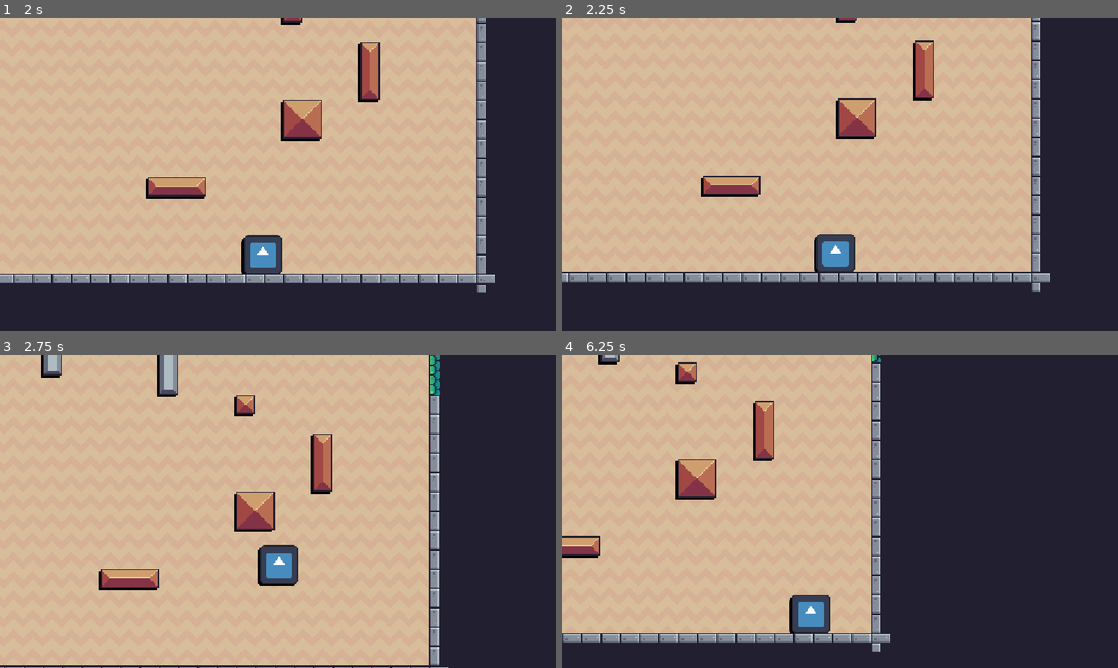
Above: before the commit, frames 1-4 (two rows, left to right).
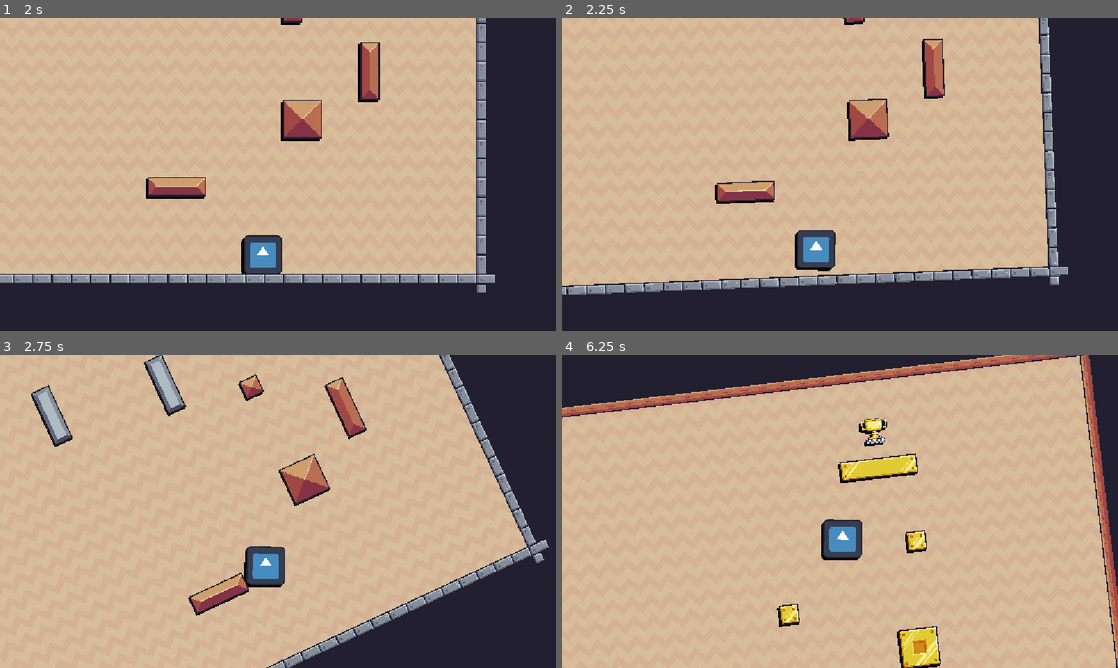
Above: after the commit, the same moments.

Repository: Danielopez27/drm-project
Game: Godot game, scene res://assets/Main.tscn
The game is run twice, just before and just after one commit, with the same random seed, the same clock (stepped at 60 frames per second) and the same inputs.
Inputs:
- Up to frame 1 (2 s): click "Verificar integridad" at 0.5 s; click "Solicitar carga de siguiente …" at 1.25 s
- Up to frame 2 (2.25 s): tap Enter (ui_accept) at 2, 2.1 s; hold Right (right) from 2.03 s (still down)
- Up to frame 3 (2.75 s): keep holding Right (right); tap Up (jump) at 2.27, 2.3, 2.57 s
- Up to frame 4 (6.25 s): tap Up (jump) at 2.85, 3.02, 3.32, 3.8, 4.52, 4.82, 5.1, 5.27, 5.57, 6.02 s; tap Enter (ui_accept) at 3.05, 3.6, 4.35, 5.85 s; release Right (right) at 3.53 s; hold Left (left) 3.53-4.28 s; hold Right (right) 4.28-5.78 s; tap Escape (ui_cancel) at 5.65 s; hold Left (left) from 5.78 s (still down)

Frame 1 is identical in both runs. In frame 2, 11% of the frame differs, in the area x 0-91%, y 0-89%; in frame 3, 20%; in frame 4, 60%, in the area x 0-100%, y 0-100%.

Commit message:
Gravity changes

Diff:
--- a/godot_client/drm-godot-client/assets/end.gd
+++ b/godot_client/drm-godot-client/assets/end.gd
@@ -3,5 +3,8 @@
 func _ready() -> void:
 	$AnimationPlayer.play("hover")
 
-func _on_body_entered(_body: Node2D) -> void:
+func _on_body_entered(body: CharacterBody2D) -> void:
 	$AnimationPlayer.play("attained")
+	await get_tree().create_timer(3).timeout
+	if (body.has_method("rotate_1")):
+		body.rotate_1()
--- a/godot_client/drm-godot-client/assets/first_level.tscn
+++ b/godot_client/drm-godot-client/assets/first_level.tscn
@@ -13,42 +13,6 @@
 
 [sub_resource type="Animation" id="Animation_ldg20"]
 length = 0.001
-tracks/0/type = "value"
-tracks/0/imported = false
-tracks/0/enabled = true
-tracks/0/path = NodePath("End(idle):position")
-tracks/0/interp = 1
-tracks/0/loop_wrap = true
-tracks/0/keys = {
-"times": PackedFloat32Array(0),
-"transitions": PackedFloat32Array(1),
-"update": 0,
-"values": [Vector2(3, -2753)]
-}
-tracks/1/type = "value"
-tracks/1/imported = false
-tracks/1/enabled = true
-tracks/1/path = NodePath("End(idle):skew")
-tracks/1/interp = 1
-tracks/1/loop_wrap = true
-tracks/1/keys = {
-"times": PackedFloat32Array(0),
-"transitions": PackedFloat32Array(1),
-"update": 0,
-"values": [0.0]
-}
-tracks/2/type = "value"
-tracks/2/imported = false
-tracks/2/enabled = true
-tracks/2/path = NodePath("End(idle):scale")
-tracks/2/interp = 1
-tracks/2/loop_wrap = true
-tracks/2/keys = {
-"times": PackedFloat32Array(0),
-"transitions": PackedFloat32Array(1),
-"update": 0,
-"values": [Vector2(1.295, 1.295)]
-}
 
 [sub_resource type="Animation" id="Animation_v62ie"]
 resource_name = "attained"
@@ -128,6 +92,96 @@
 [sub_resource type="RectangleShape2D" id="RectangleShape2D_rtwca"]
 size = Vector2(125, 126)
 
+[sub_resource type="Animation" id="Animation_tqsyo"]
+length = 0.001
+tracks/0/type = "value"
+tracks/0/imported = false
+tracks/0/enabled = true
+tracks/0/path = NodePath(".:rotation")
+tracks/0/interp = 1
+tracks/0/loop_wrap = true
+tracks/0/keys = {
+"times": PackedFloat32Array(0),
+"transitions": PackedFloat32Array(1),
+"update": 0,
+"values": [0.0]
+}
+tracks/1/type = "value"
+tracks/1/imported = false
+tracks/1/enabled = true
+tracks/1/path = NodePath("../Environment/platforms_shadow:position")
+tracks/1/interp = 1
+tracks/1/loop_wrap = true
+tracks/1/keys = {
+"times": PackedFloat32Array(0),
+"transitions": PackedFloat32Array(1),
+"update": 0,
+"values": [Vector2(-7, 7)]
+}
+
+[sub_resource type="Animation" id="Animation_8pfbq"]
+resource_name = "rotation_1"
+length = 3.0
+tracks/0/type = "value"
+tracks/0/imported = false
+tracks/0/enabled = true
+tracks/0/path = NodePath(".:rotation")
+tracks/0/interp = 2
+tracks/0/loop_wrap = true
+tracks/0/keys = {
+"times": PackedFloat32Array(0, 3),
+"transitions": PackedFloat32Array(1, 0.03847342),
+"update": 0,
+"values": [0.0, 3.141592653589793]
+}
+tracks/1/type = "value"
+tracks/1/imported = false
+tracks/1/enabled = true
+tracks/1/path = NodePath("../Environment/platforms_shadow:position")
+tracks/1/interp = 1
+tracks/1/loop_wrap = true
+tracks/1/keys = {
+"times": PackedFloat32Array(0, 3),
+"transitions": PackedFloat32Array(1, 1),
+"update": 0,
+"values": [Vector2(-7, 7), Vector2(7, -7)]
+}
+
+[sub_resource type="Animation" id="Animation_3l85m"]
+resource_name = "rotation_2"
+length = 3.0
+tracks/0/type = "value"
+tracks/0/imported = false
+tracks/0/enabled = true
+tracks/0/path = NodePath(".:rotation")
+tracks/0/interp = 2
+tracks/0/loop_wrap = true
+tracks/0/keys = {
+"times": PackedFloat32Array(0, 3),
+"transitions": PackedFloat32Array(1, 0.021344433),
+"update": 0,
+"values": [3.141592653589793, 1.5707963267948966]
+}
+tracks/1/type = "value"
+tracks/1/imported = false
+tracks/1/enabled = true
+tracks/1/path = NodePath("../Environment/platforms_shadow:position")
+tracks/1/interp = 1
+tracks/1/loop_wrap = true
+tracks/1/keys = {
+"times": PackedFloat32Array(0, 3),
+"transitions": PackedFloat32Array(1, 1),
+"update": 0,
+"values": [Vector2(7, -7), Vector2(-7, -7)]
+}
+
+[sub_resource type="AnimationLibrary" id="AnimationLibrary_3l85m"]
+_data = {
+&"RESET": SubResource("Animation_tqsyo"),
+&"rotation_1": SubResource("Animation_8pfbq"),
+&"rotation_2": SubResource("Animation_3l85m")
+}
+
 [node name="FirstScene" type="Node2D" unique_id=402608345]
 
 [node name="End" type="Area2D" parent="." unique_id=1915923877]
@@ -139,7 +193,6 @@
 shape = SubResource("CircleShape2D_afle1")
 
 [node name="End(idle)" type="Sprite2D" parent="End" unique_id=312747195]
-position = Vector2(3, -2753)
 scale = Vector2(1.295, 1.295)
 texture = ExtResource("1_mf178")
 
@@ -178,7 +231,6 @@
 tile_map_data = PackedByteArray("AAD6//3/AAAMAAAAAAD7//3/AAANAAAAAAD8//3/AAAOAAAAAAAFAPb/AAAPAAAAAAAFAPf/AAAPAAEAAAAFAP …(704 unchanged characters)…
 tile_set = ExtResource("3_rtwca")
 collision_enabled = false
-metadata/_edit_lock_ = true
 
 [node name="platforms" type="TileMapLayer" parent="Environment" unique_id=1506529710]
 material = SubResource("ShaderMaterial_rtwca")
@@ -194,6 +246,7 @@
 [node name="Camera2D" type="Camera2D" parent="CharacterBody2D" unique_id=828477946]
 position = Vector2(49.999996, -259)
 scale = Vector2(28.484299, -0.222942)
+ignore_rotation = false
 zoom = Vector2(0.625, 0.625)
 limit_top = -3150
 position_smoothing_enabled = true
@@ -211,6 +264,9 @@
 position = Vector2(-7, 7)
 texture = ExtResource("2_vmcsc")
 
+[node name="AnimationPlayer" type="AnimationPlayer" parent="CharacterBody2D" unique_id=1232851089]
+libraries/ = SubResource("AnimationLibrary_3l85m")
+
 [node name="Marker2D" type="Marker2D" parent="." unique_id=139307373]
 position = Vector2(-511, -2967)
 
--- a/godot_client/drm-godot-client/scripts/character_controller.gd
+++ b/godot_client/drm-godot-client/scripts/character_controller.gd
@@ -1,38 +1,46 @@
 extends CharacterBody2D
 
 const SPEED = 300.0
-const JUMP_VELOCITY = -800.0
+const MAX_SPEED = 1000.0
+const JUMP_VELOCITY = 800.0
 
 var gravity = ProjectSettings.get_setting("physics/2d/default_gravity")
 
 func _physics_process(delta):
+	var direction = Input.get_axis("left", "right")
+	if direction:
+		if up_direction.y:
+			velocity.x = direction * SPEED * (- up_direction.y)
+		elif up_direction.x:
+			velocity.y = direction * SPEED * (up_direction.x)
+	else:
+		if up_direction.y:
+			velocity.x = move_toward(velocity.x, 0, SPEED)
+		elif up_direction.x:
+			velocity.y = move_toward(velocity.y, 0, SPEED)
+
 	if not is_on_floor():
-		velocity.y += gravity * delta
+		velocity.y += gravity * delta * up_direction.dot(Vector2.UP)
+		velocity.x += gravity * delta * up_direction.dot(Vector2.LEFT)
+
+	if Input.is_action_just_pressed("ui_accept"):
+		rotate_1()
+
+	if Input.is_action_just_pressed("ui_cancel"):
+		rotate_2()
 
 	if Input.is_action_just_pressed("jump") and is_on_floor():
-		velocity.y = JUMP_VELOCITY
+		velocity.y = JUMP_VELOCITY * up_direction.dot(Vector2.DOWN)
+		velocity.x = JUMP_VELOCITY * up_direction.dot(Vector2.RIGHT)
 
-	var direction = Input.get_axis("left", "right")
-	if direction:
-		velocity.x = direction * SPEED
-	else:
-		velocity.x = move_toward(velocity.x, 0, SPEED)
+
 
 	move_and_slide()
 
-#@export var debug_run_now: bool = false:
-	#set(value):
-		#debug_run_now = false
-		#_change_to_unencrypted_resource()
-		#
-#func _change_to_unencrypted_resource():
-	## Get the path of the appropiate texture
-	#var base_dir = "res://" if OS.has_feature("editor") else OS.get_executable_path().get_base_dir()
-	#print(base_dir)
-	#var asset_path : String = "C:/Users/Emilio/Documents/GitHub/drm-project/godot_client/pikachu.png"
-	#var err : Error = ResourceLoader.load_threaded_request(asset_path)
-	#if err != OK:
-		#printerr(name + " couldn't load asset at " + asset_path)
-	#
-	#var correct_image : CompressedTexture2D = ResourceLoader.load_threaded_get(asset_path)
-	#$Icon.texture = correct_image
+func rotate_1() -> void:
+	$AnimationPlayer.play("rotation_1")
+	up_direction = Vector2(0, 1)
+
+func rotate_2() -> void:
+	$AnimationPlayer.play("rotation_2")
+	up_direction = Vector2(1, 0)
Binary file added: godot_client/drm-godot-client/resources/main_char/gato_caminando.png
Not shown, added: godot_client/drm-godot-client/resources/main_char/gato_caminando.png.import
Binary file added: godot_client/drm-godot-client/resources/main_char/gato_saltando.png
Not shown, added: godot_client/drm-godot-client/resources/main_char/gato_saltando.png.import
